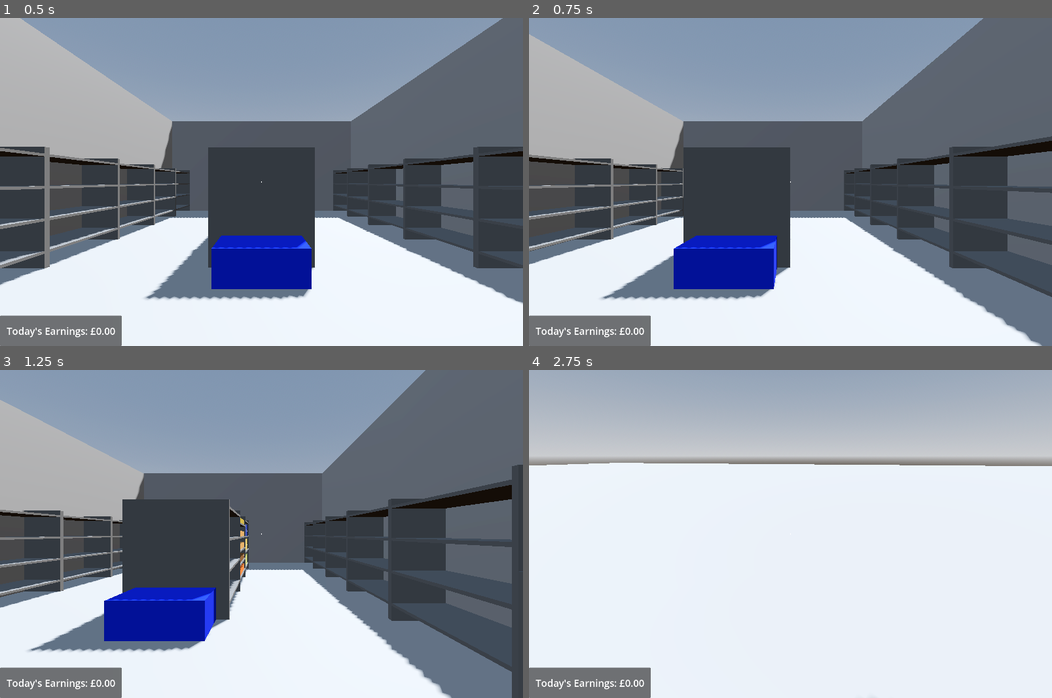
Above: before the commit, frames 1-4 (two rows, left to right).
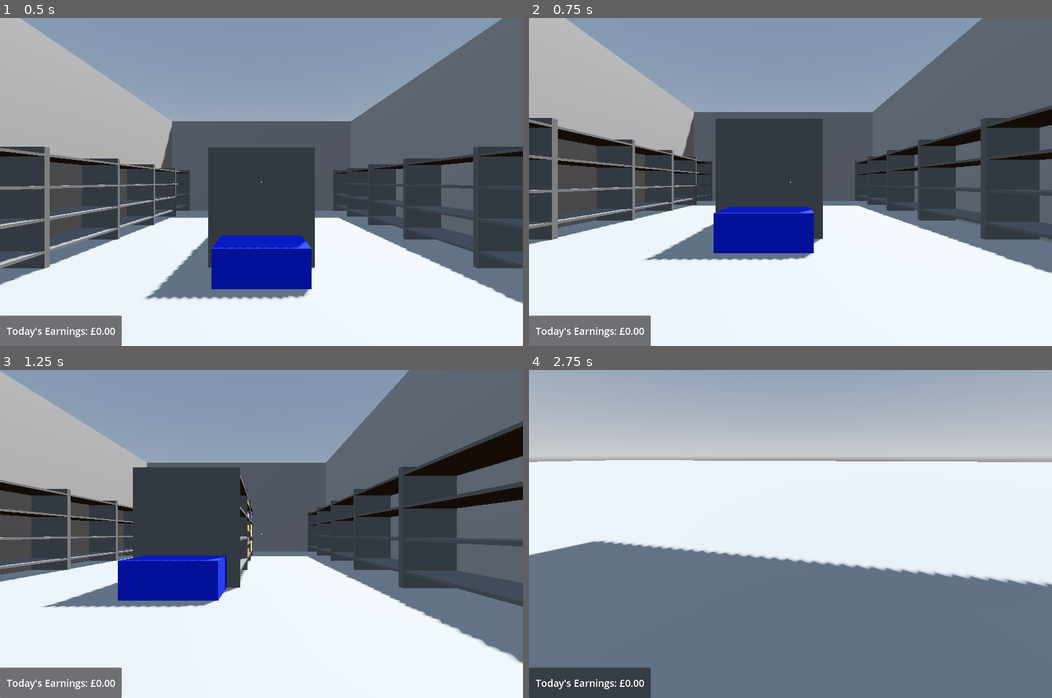
Above: after the commit, the same moments.

Repository: Allus-Interactive/speedy-shopper
Game: Godot game, scene res://game/world/shop/shop.tscn
Same seed, same stepped clock (60 frames per second), same inputs: the game is played once before the commit and once after it.
Inputs (mouse positions are in pixels of both pictures, inside the frame that each line leads up to):
- Up to frame 1 (0.5 s): no input
- Up to frame 2 (0.75 s): tap Enter at 0.5 s; move the mouse to (905, 165) at 0.52 s; hold D (product_rotate_right) from 0.53 s (still down); hold C (crouch) from 0.53 s (still down); click (905, 165) at 0.67 s
- Up to frame 3 (1.25 s): keep holding D (product_rotate_right); keep holding C (crouch)
- Up to frame 4 (2.75 s): move the mouse to (764, 534) at 1.27 s; release D (product_rotate_right) at 1.28 s; release C (crouch) at 1.28 s; hold W (forwards) from 1.28 s (still down); tap C (crouch) at 1.35 s; move the mouse to (800, 527) at 2.02 s; hold C (crouch) from 2.03 s (still down); tap E (interact) at 2.1 s

Frame 1 is identical in both runs. In frame 2, 34% of the frame differs, in the area x 0-100%, y 0-100%; in frame 3, 33%; in frame 4, 43%, in the area x 0-100%, y 27-100%.

Commit message:
added crouch logic

Diff:
--- a/godot-project/game/player/player.gd
+++ b/godot-project/game/player/player.gd
@@ -3,8 +3,15 @@
 class_name Player
 
 # Movement
-const SPEED: float = 5.0
+const WALK_SPEED: float = 5.0
+const CROUCH_SPEED: float = 2.0
 const JUMP_VELOCITY: float = 4.5
+
+# Crouching
+var is_crouching: bool = false
+var standing_neck_height: float = 1.6
+var crouching_neck_height: float = 1.0
+var crouch_lerp_speed: float = 10.0
 
 # Vehicle variables
 var vehicle: Vehicle = null
@@ -94,14 +101,20 @@
 	if not is_on_floor():
 		velocity += get_gravity() * delta
 
+	is_crouching = Input.is_action_pressed("crouch")
+
+	update_crouch(delta)
+
+	var movement_speed = CROUCH_SPEED if is_crouching else WALK_SPEED
+
 	var input_dir := Input.get_vector("left", "right", "forwards", "backwards")
 	var direction = (neck.transform.basis * Vector3(input_dir.x, 0, input_dir.y)).normalized()
 	if direction:
-		velocity.x = direction.x * SPEED
-		velocity.z = direction.z * SPEED
+		velocity.x = direction.x * movement_speed
+		velocity.z = direction.z * movement_speed
 	else:
-		velocity.x = move_toward(velocity.x, 0, SPEED)
-		velocity.z = move_toward(velocity.z, 0, SPEED)
+		velocity.x = move_toward(velocity.x, 0, movement_speed)
+		velocity.z = move_toward(velocity.z, 0, movement_speed)
 
 	# Update the interaction tooltip
 	update_tooltip()
@@ -319,6 +332,10 @@
 		crosshair.modulate = Color.DARK_GREEN
 		return
 
+func update_crouch(delta: float) -> void:
+	var target_neck_y = crouching_neck_height if is_crouching else standing_neck_height
+	neck.position.y = lerp(neck.position.y, target_neck_y, crouch_lerp_speed * delta)
+
 func enter_vehicle(v: Vehicle) -> void:
 	is_in_vehicle = true
 
--- a/godot-project/project.godot
+++ b/godot-project/project.godot
@@ -60,6 +60,7 @@
 crouch={
 "deadzone": 0.2,
 "events": [Object(InputEventKey,"resource_local_to_scene":false,"resource_name":"","device":-1,"window_id":0,"alt_press …(191 unchanged characters)…
+, Object(InputEventKey,"resource_local_to_scene":false,"resource_name":"","device":-1,"window_id":0,"alt_pressed":false,"shift_pressed":false,"ctrl_pressed":false,"meta_pressed":false,"pressed":false,"keycode":0,"physical_keycode":4194326,"key_label":0,"unicode":0,"location":0,"echo":false,"script":null)
 ]
 }
 replace={
